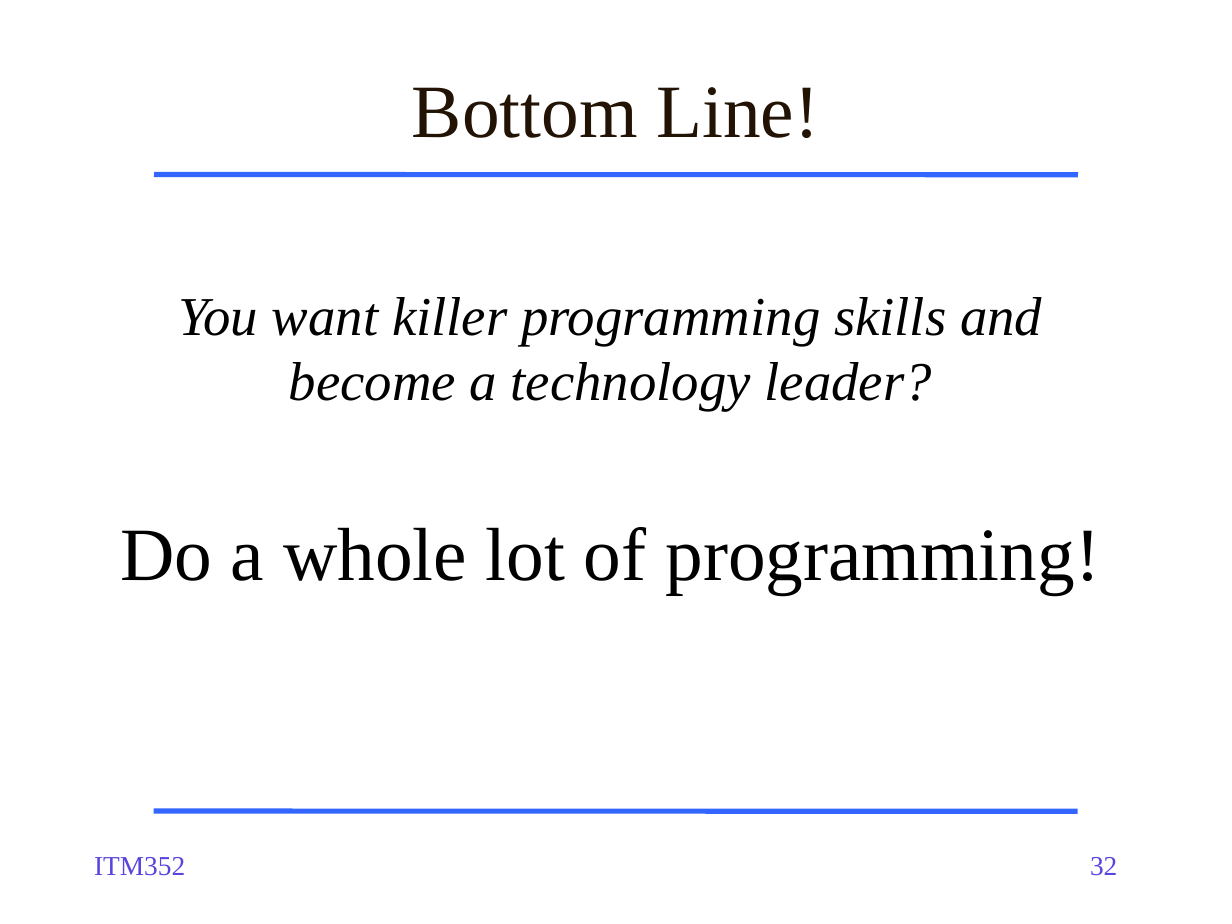
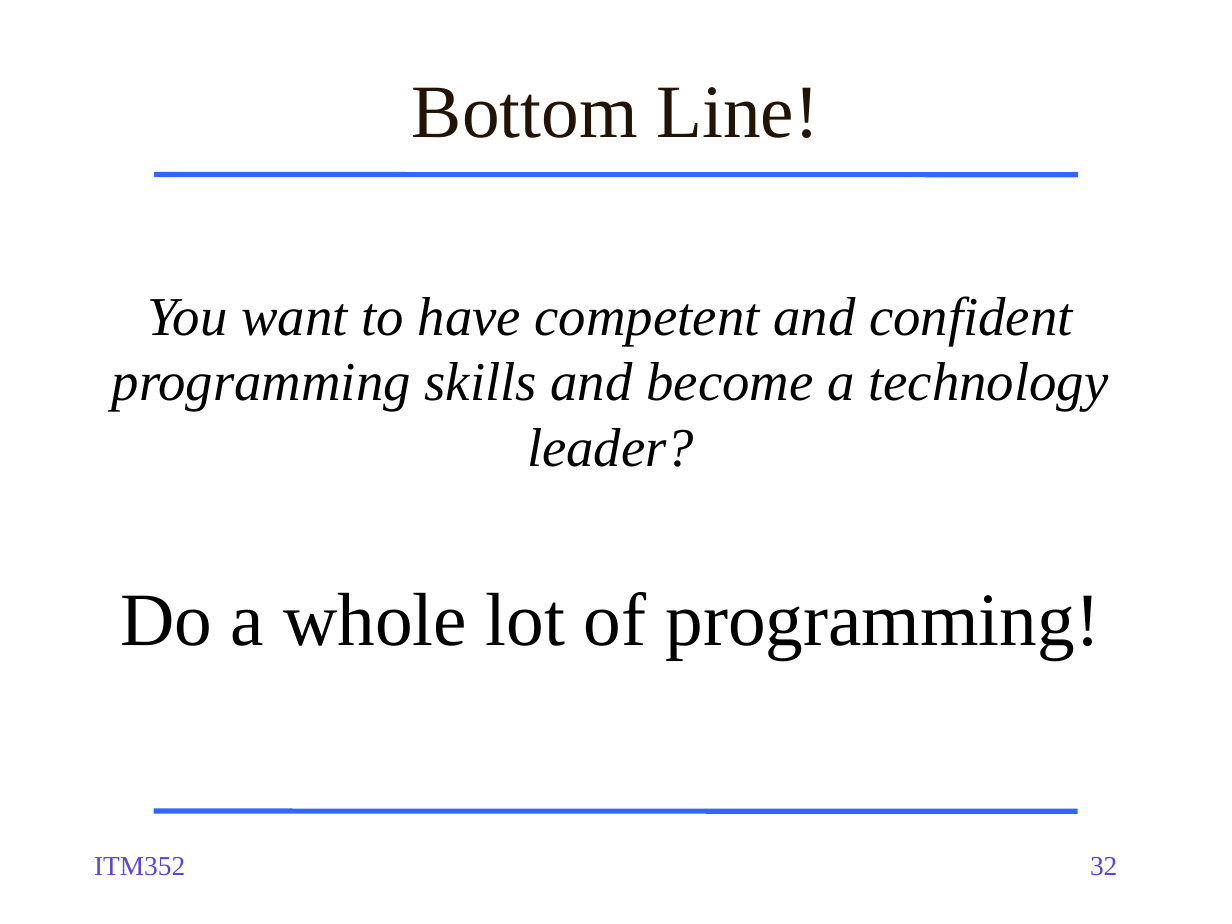
Before and after one commit to dport96/ITM352, a slide deck: slide 32 of morea/010.introduction/ITM352_01_intro.pptx. Drawn at 1232x924 pixels with LibreOffice and Linux fonts; fonts in the diff are those of the drawing. Boxes give left, top, right and bottom in pixels: in the first picture for what was removed or moved away, otherwise in the second. Text is boxed around its words. In the diff, an @@ line names an element or a change of style, - is before the commit and + after.

```diff
--- a/morea/010.introduction/ITM352_01_intro.pptx
+++ b/morea/010.introduction/ITM352_01_intro.pptx
@@ text at [112,296,1108,467]: text changed @@
-You want killer programming skills and become a technology leader?
+You want to have competent and confident programming skills and become a technology leader?
```
Also in this commit, not shown: 11 other slides changed, 1 slide added, 1 slide removed.
